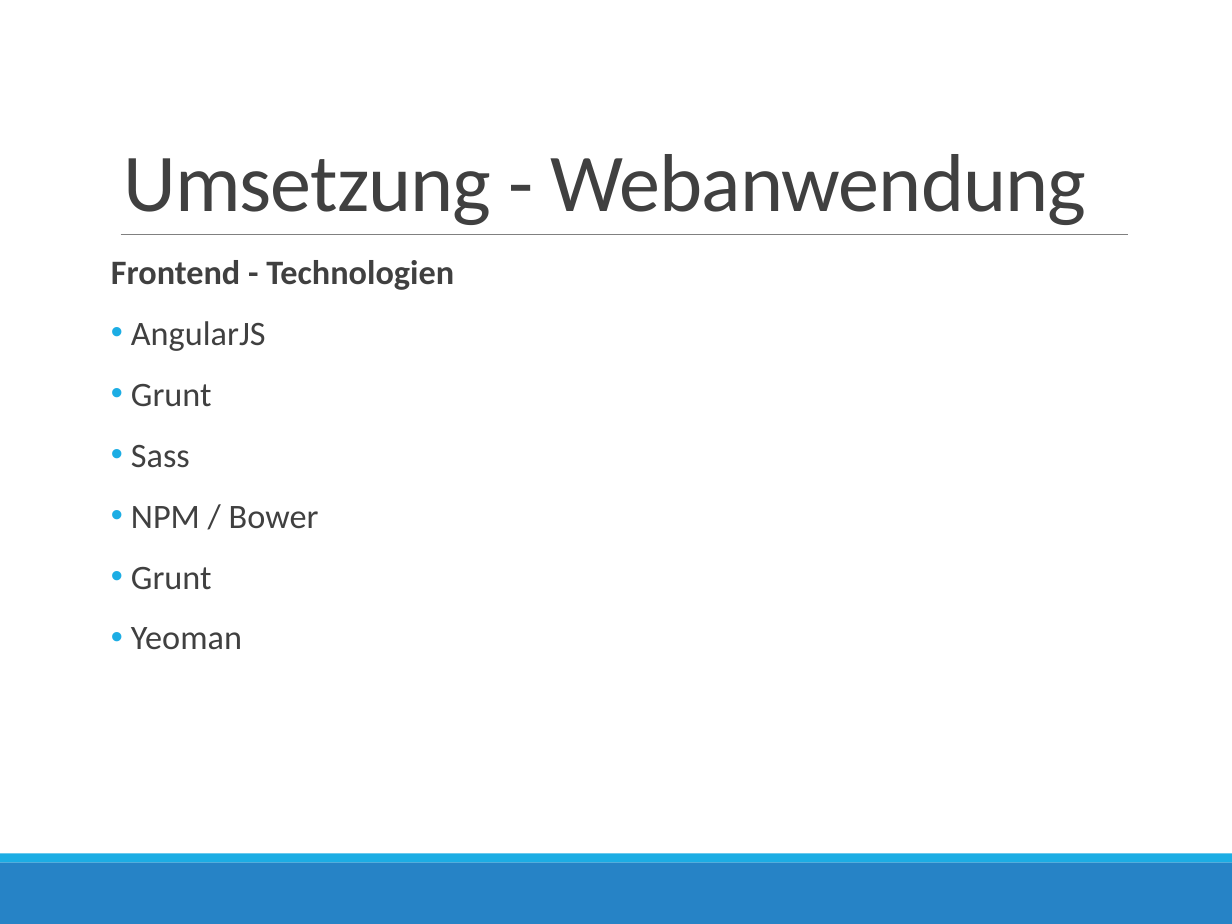
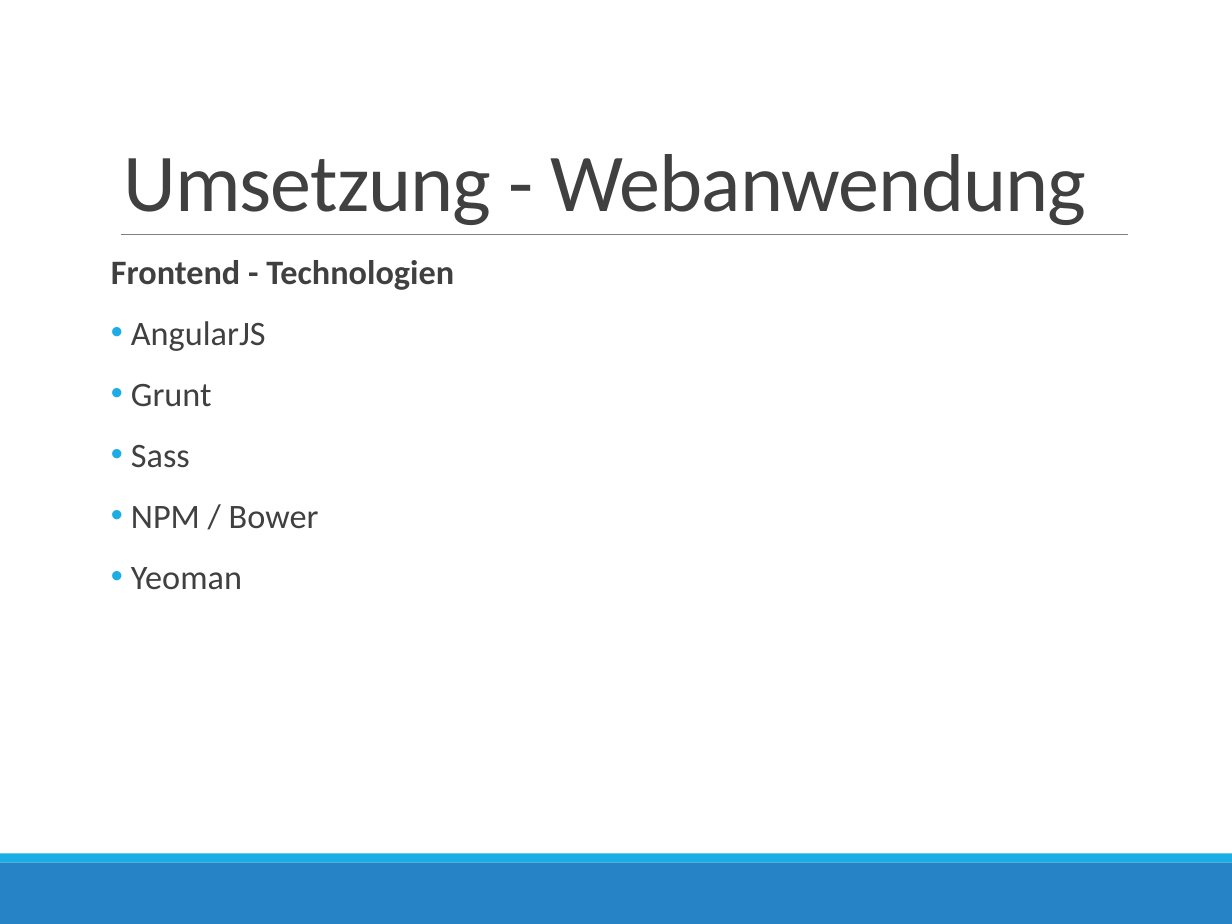
Before and after one commit to handball10/eva-ss2016, a slide deck: slide 7 of presentation/eva.pptx. Drawn at 1232x924 pixels with LibreOffice and Linux fonts; fonts in the diff are those of the drawing. Boxes give left, top, right and bottom in pixels: in the first picture for what was removed or moved away, otherwise in the second. Text is boxed around its words. In the diff, an @@ line names an element or a change of style, - is before the commit and + after.

```diff
--- a/presentation/eva.pptx
+++ b/presentation/eva.pptx
@@ text at <box>131,567,212,590</box>: paragraph removed @@
-• Grunt
```
Also in this commit, not shown: 3 other slides changed, 3 other files.
